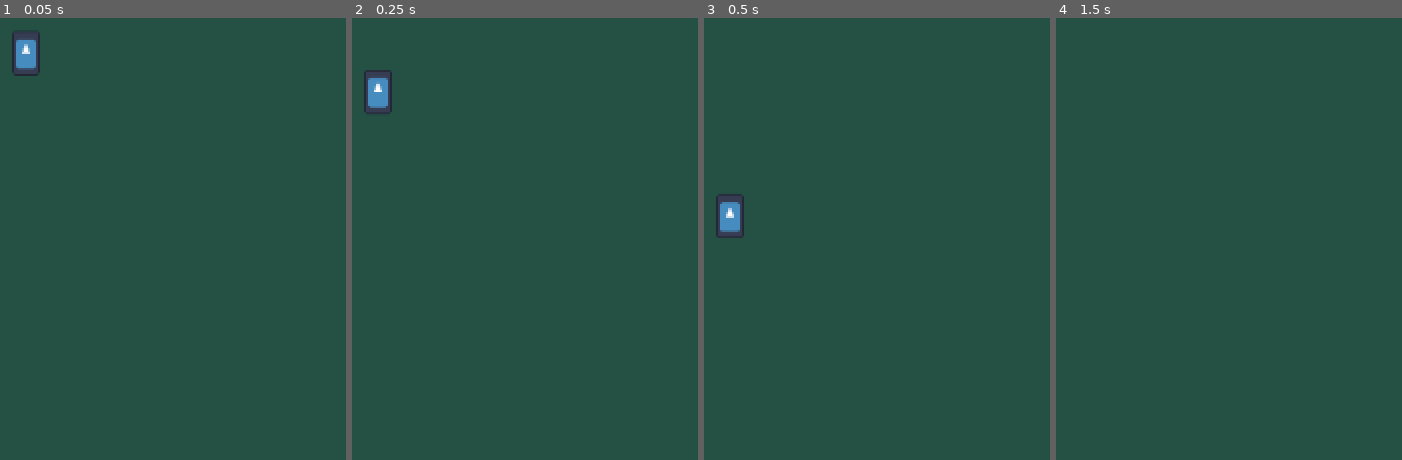
Above: before the commit, frames 1-4 (left to right).
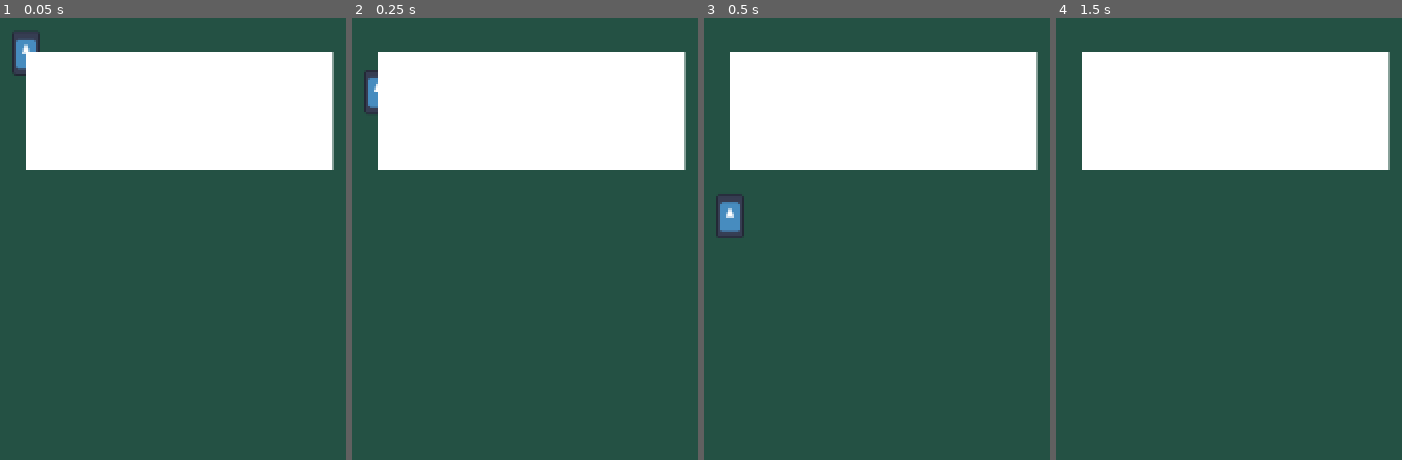
Above: after the commit, the same moments.

Repository: PierceFrancis/Godot-Final-Project
Game: Godot game, scene res://Scenes/main.tscn
The game is run twice, just before and just after one commit, with the same random seed, the same clock (stepped at 60 frames per second) and the same inputs. The engine's default icon, where the game draws it, is replaced by a stand-in: a white triangle on a blue panel in a dark square.
Inputs:
- Up to frame 1 (0.05 s): no input
- Up to frame 2 (0.25 s): no input
- Up to frame 3 (0.5 s): no input
- Up to frame 4 (1.5 s): tap Enter (ui_accept) at 0.5, 0.77, 1.25 s; hold Right (ui_right) from 0.53 s (still down)

The runs differ from the first frame. In frame 1, 24% of the frame differs, in the area x 7-97%, y 7-35%; in frame 2, 24%; in frame 3, 24%; in frame 4, 24%.

Commit message:
New Update

Diff:
--- a/Scenes/main.tscn
+++ b/Scenes/main.tscn
@@ -14,3 +14,7 @@
 color = Color(0.14139813, 0.31891572, 0.26833078, 1)
 
 [node name="Player" parent="." instance=ExtResource("1_jjgbg")]
+
+[node name="ColorRect2" type="ColorRect" parent="."]
+offset_right = 221.0
+offset_bottom = 85.0
